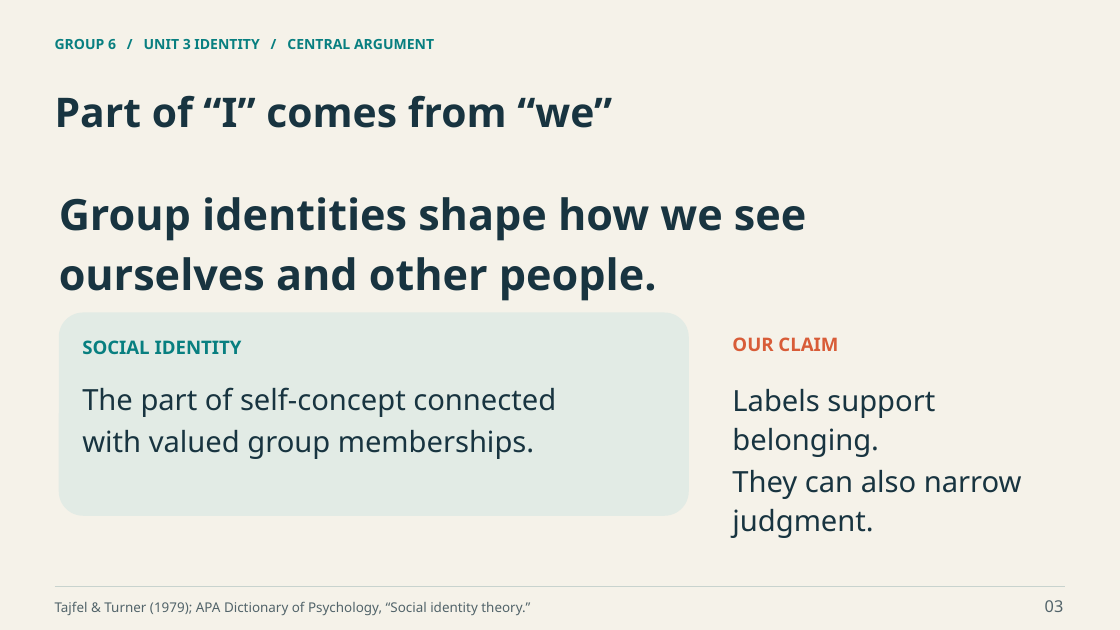
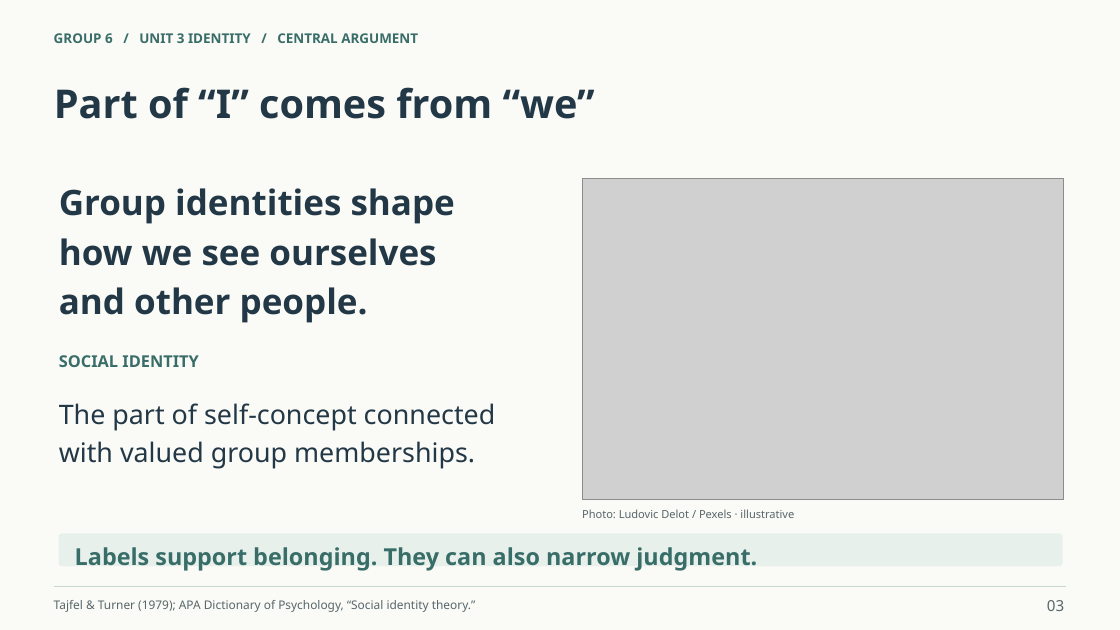
Before and after one commit to ngo769874-max/helloworld, a slide deck: slide 3 of work/deliverables/第6组_学术英语展示_Who_Are_We.pptx. Drawn at 1120x630 pixels with LibreOffice and Linux fonts; fonts in the diff are those of the drawing; grey boxes stand for pictures. Boxes give left, top, right and bottom in pixels: in the first picture for what was removed or moved away, otherwise in the second. Text is boxed around its words. In the diff, an @@ line names an element or a change of style, - is before the commit and + after.

Commit message:
Add real campus photography and unify presentation with light backgrounds

```diff
--- a/work/deliverables/第6组_学术英语展示_Who_Are_We.pptx
+++ b/work/deliverables/第6组_学术英语展示_Who_Are_We.pptx
@@ background #F5F2E9 to #FAFAF6 @@
@@ text "GROUP 6 / UNIT 3 ..." at (x1=54, y1=33, x2=418, y2=43): size 12 to 11.5 pt, text colour #087F80 to #386D68 @@
@@ text "Part of “I” comes from ..." moved from (x1=55, y1=95, x2=612, y2=128) to (x1=54, y1=87, x2=595, y2=119) @@
@@ text "Part of “I” comes from ..." at (x1=54, y1=87, x2=595, y2=119): size 35 to 34 pt, text colour #183440 to #233846 @@
@@ picture added at (x1=582, y1=179, x2=1064, y2=500) @@
@@ text at (x1=59, y1=188, x2=455, y2=323): text changed; size 37 to 30 pt; text colour #183440 to #233846 @@
-Group identities shape how we see
-ourselves and other people.
+Group identities shape
+how we see ourselves
+and other people.
@@ rounded rectangle removed at (x1=59, y1=313, x2=689, y2=516) @@
@@ text "SOCIAL IDENTITY" moved from (x1=82, y1=340, x2=242, y2=354) to (x1=59, y1=355, x2=198, y2=367) @@
@@ text "SOCIAL IDENTITY" at (x1=59, y1=355, x2=198, y2=367): size 16 to 14 pt, text colour #087F80 to #386D68 @@
@@ text removed at (x1=732, y1=337, x2=838, y2=351) @@
-OUR CLAIM
@@ text "The part of self-concept connected" moved from (x1=82, y1=387, x2=556, y2=459) to (x1=59, y1=403, x2=496, y2=469) @@
@@ text "The part of self-concept connected" at (x1=59, y1=403, x2=496, y2=469): size 25 to 23 pt, text colour #183440 to #233846 @@
@@ text added at (x1=582, y1=509, x2=794, y2=518), 9.5 pt, text #59676B @@
+Photo: Ludovic Delot / Pexels · illustrative
@@ rounded rectangle added at (x1=59, y1=534, x2=1063, y2=566), fill #E8F0EB @@
@@ text at (x1=75, y1=547, x2=757, y2=571): text changed; size 25 to 20 pt; text colour #183440 to #386D68; bold on @@
-Labels support belonging.
-They can also narrow judgment.
+Labels support belonging. They can also narrow judgment.
@@ text "Tajfel & Turner (1979); APA ..." at (x1=54, y1=600, x2=476, y2=612): size 11.5 to 10.2 pt, text colour #52646A to #59676B @@
@@ text "03" at (x1=1047, y1=600, x2=1064, y2=611): size 14 to 13 pt, text colour #52646A to #59676B @@
```
Also in this commit, not shown: 15 other slides changed, 2 other files.
